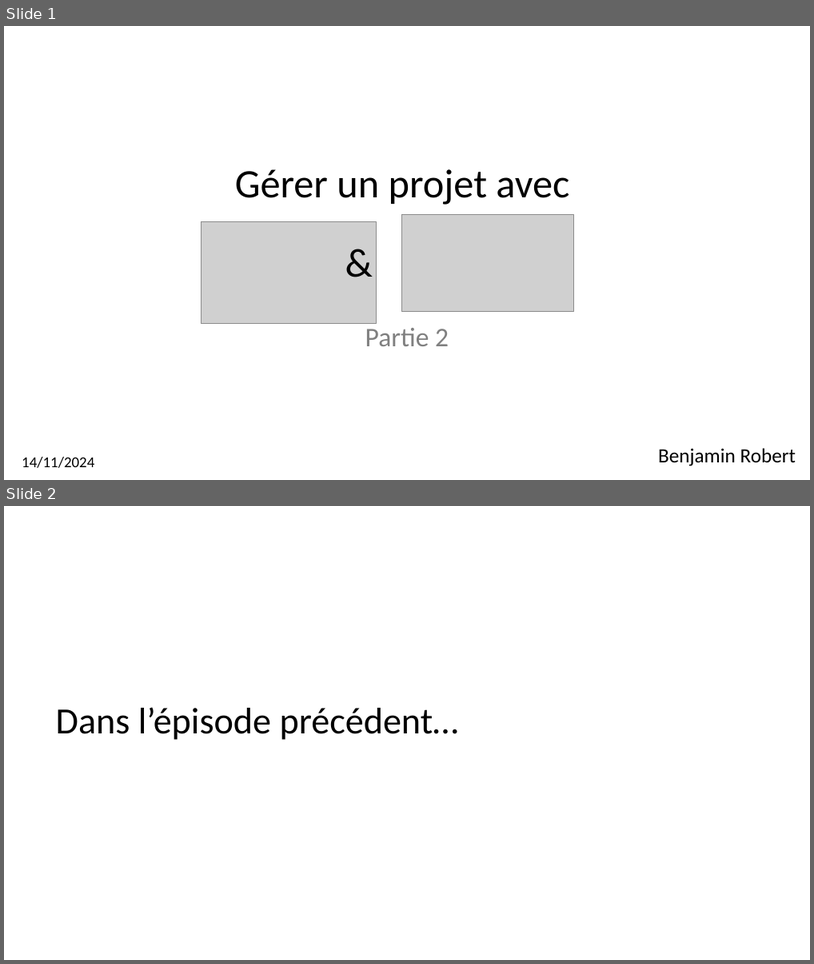
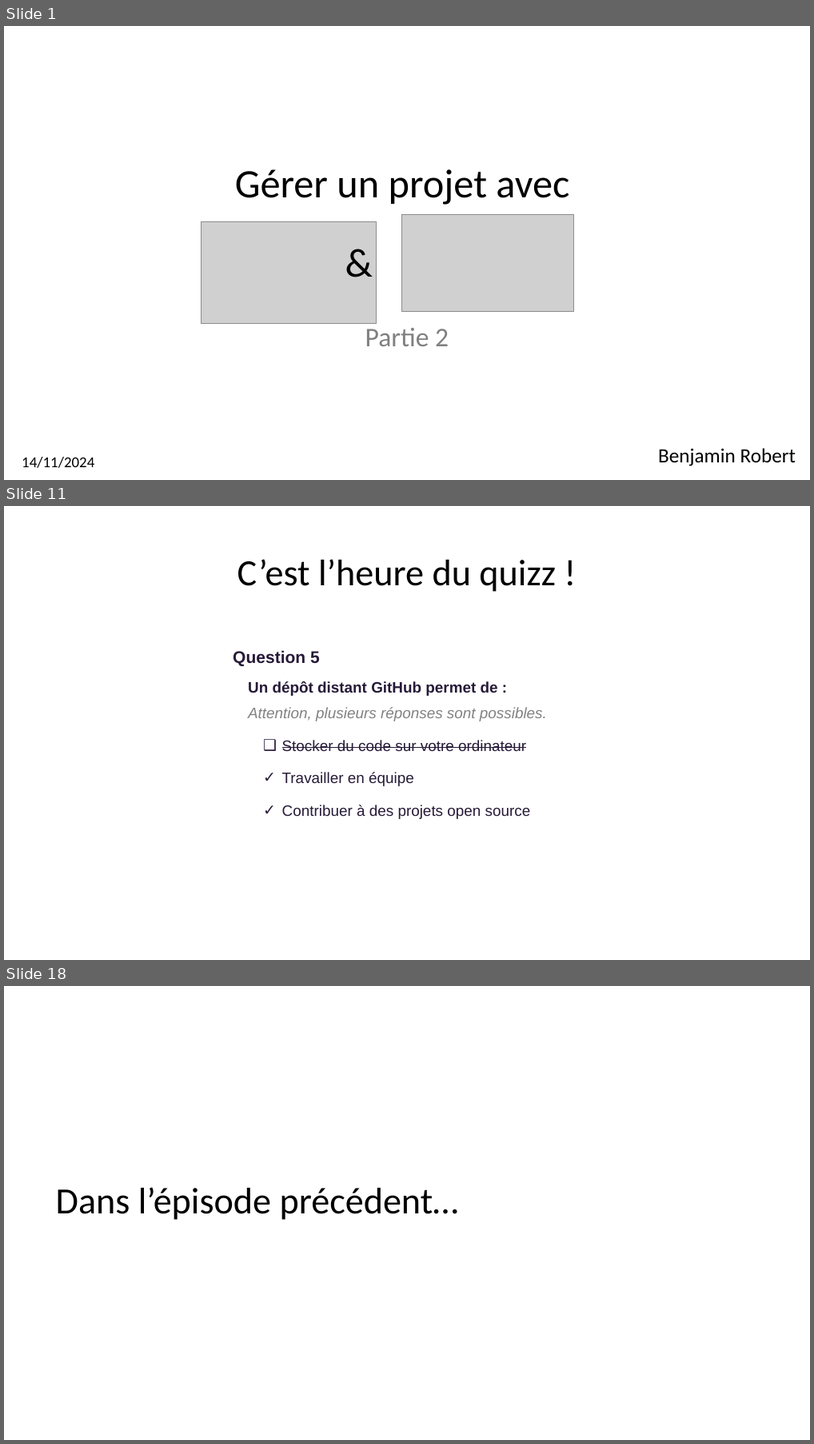
Before and after one commit to BenRobert38/BUT3-GIT-2024, a slide deck: Cours/BUT3-Cours2.pptx. Shown one above the other, each under a label of ours: slides 1 and 2 before the commit, slides 1, 11 and 18 after it; the slides between them are not shown. The pictures are 814x964 and 814x1444 pixels, drawn with LibreOffice and Linux fonts; fonts in the diff are those of the drawing; grey boxes stand for pictures. Boxes give left, top, right and bottom in pixels: in the first picture for what was removed or moved away, otherwise in the second. Text is boxed around its words. In the diff, an @@ line names an element or a change of style, - is before the commit and + after.

```diff
--- a/Cours/BUT3-Cours2.pptx
+++ b/Cours/BUT3-Cours2.pptx
@@ slide 11 added at bbox=[4, 506, 810, 960], background #FFFFFF @@
@@ title added at bbox=[238, 559, 556, 592], 44 pt, text #000000 @@
+C’est l’heure du quizz !
@@ text added at bbox=[233, 650, 547, 819], 18 pt, text #271A38 @@
+Question 5
+Un dépôt distant GitHub permet de :
+Attention, plusieurs réponses sont possibles.
+❑ Stocker du code sur votre ordinateur
+✓ Travailler en équipe
+✓ Contribuer à des projets open source
@@ what was slide 2 is now slide 18 @@
```
Also in this commit, not shown: 1 slide changed, 31 other slides added.
